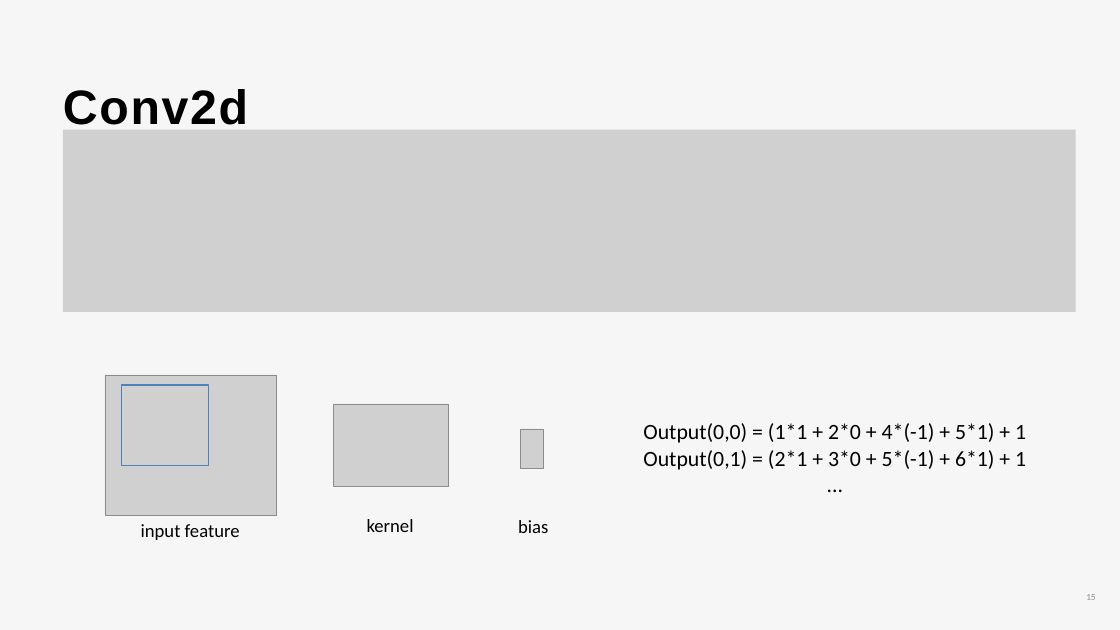
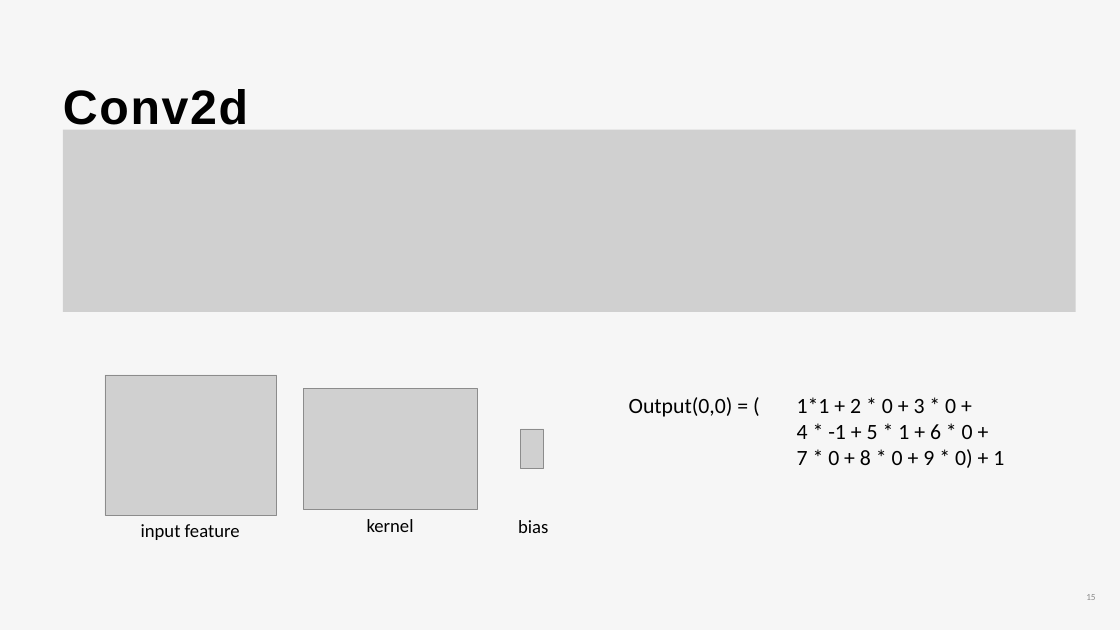
Before and after one commit to Kkumteulyi/2024-CapStone, a slide deck: slide 15 of 캡스톤_(정윤혁,차동근)_1208.pptx. Drawn at 1120x630 pixels with LibreOffice and Linux fonts; fonts in the diff are those of the drawing; grey boxes stand for pictures. Boxes give left, top, right and bottom in pixels: in the first picture for what was removed or moved away, otherwise in the second. Text is boxed around its words. In the diff, an @@ line names an element or a change of style, - is before the commit and + after.

```diff
--- a/캡스톤_(정윤혁,차동근)_1208.pptx
+++ b/캡스톤_(정윤혁,차동근)_1208.pptx
@@ rectangle removed at box(122, 385, 208, 466) @@
@@ picture added at box(304, 389, 478, 510) @@
@@ picture removed at box(333, 404, 448, 486) @@
@@ text at box(629, 397, 1004, 468): text changed @@
-Output(0,0) = (1*1 + 2*0 + 4*(-1) + 5*1) + 1
-Output(0,1) = (2*1 + 3*0 + 5*(-1) + 6*1) + 1
-...
+Output(0,0) = ( 1*1 + 2 * 0 + 3 * 0 +
+4 * -1 + 5 * 1 + 6 * 0 +
+7 * 0 + 8 * 0 + 9 * 0) + 1
```
Also in this commit, not shown: 9 other slides changed.
